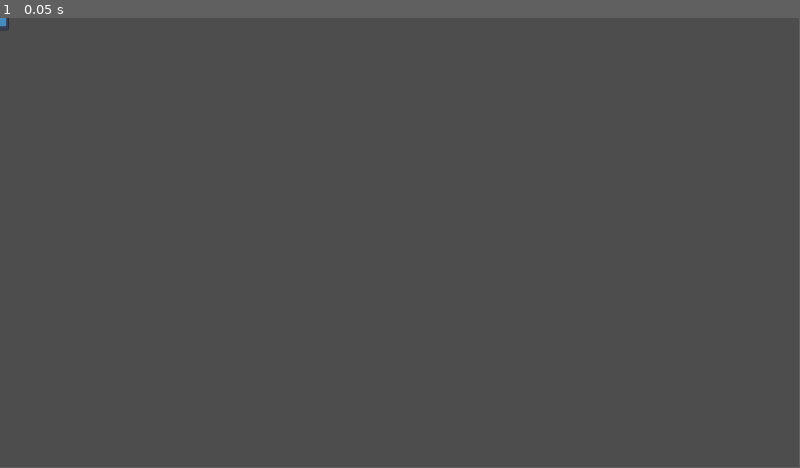
Above: before the commit, frame 1.
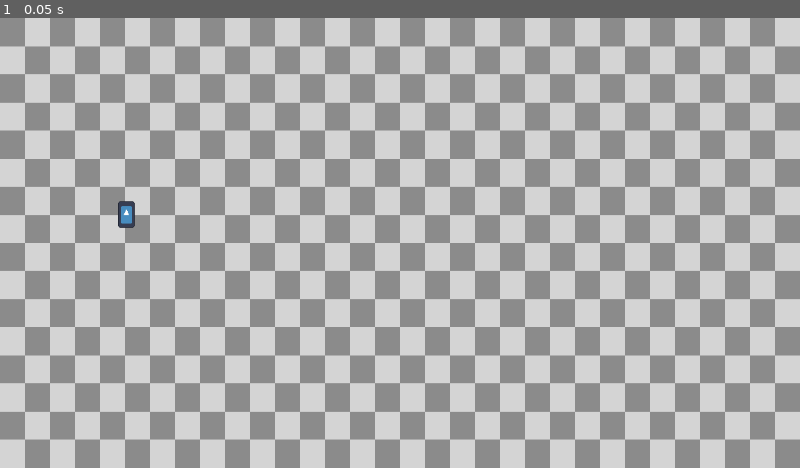
Above: after the commit, the same moment.

Repository: inukhann/AlpisteJam
Game: Godot game, scene res://scenes/map.tscn
Two runs of this game, one before a commit and one after it. Both use one fixed random seed, a clock stepped at 60 frames per second and the inputs below. Before the commit the project starts from res://Spark.tscn. The engine's default icon, where the game draws it, is replaced by a stand-in: a white triangle on a blue panel in a dark square.
Inputs:
- Up to frame 1 (0.05 s): no input
In our replay, the window is 799x449 before the commit and 800x450 after it. These sizes can differ from the game's own. Grey fills any space a smaller window leaves; there, only what the larger window draws over its background counts as a difference.

The runs differ from the first frame. In frame 1, 100% of the frame differs, in the area x 0-100%, y 0-100%.
Error after the commit: Parse Error: Function "apply_central_force()" not found in base self. (res://scripts/spark.gd:12)

Commit message:
v0.3
more stuff added, no jump, test tile

Diff:
--- a/LimbPunk/project.godot
+++ b/LimbPunk/project.godot
@@ -10,10 +10,14 @@
 
 [application]
 
-config/name="Downloads"
-run/main_scene="res://Spark.tscn"
+config/name="LimbPunk"
+run/main_scene="res://scenes/map.tscn"
 config/features=PackedStringArray("4.0", "Forward Plus")
 config/icon="res://icon.svg"
+
+[display]
+
+window/stretch/mode="viewport"
 
 [input]
 
@@ -40,3 +44,14 @@
 "events": [Object(InputEventKey,"resource_local_to_scene":false,"resource_name":"","device":-1,"window_id":0,"alt_press …(182 unchanged characters)…
 ]
 }
+
+[layer_names]
+
+2d_render/layer_1="Player"
+2d_render/layer_2="Enemies"
+2d_render/layer_3="Walls"
+2d_render/layer_4="Buttons"
+
+[rendering]
+
+textures/canvas_textures/default_texture_filter=0
--- /dev/null
+++ b/LimbPunk/scenes/Spark.tscn
@@ -0,0 +1,21 @@
+[gd_scene load_steps=4 format=3 uid="uid://deaj2dwrifxw5"]
+
+[ext_resource type="Script" path="res://scripts/spark.gd" id="1_35il2"]
+[ext_resource type="Texture2D" uid="uid://btqe87lbx6ewv" path="res://icon.svg" id="2_mw2qc"]
+
+[sub_resource type="RectangleShape2D" id="RectangleShape2D_668cv"]
+
+[node name="Spark" type="CharacterBody2D"]
+script = ExtResource("1_35il2")
+
+[node name="CollisionShape2D" type="CollisionShape2D" parent="."]
+scale = Vector2(1, 2)
+shape = SubResource("RectangleShape2D_668cv")
+
+[node name="Sprite2D" type="Sprite2D" parent="."]
+position = Vector2(1, -1)
+scale = Vector2(0.1875, 0.296875)
+texture = ExtResource("2_mw2qc")
+
+[node name="Camera2D" type="Camera2D" parent="."]
+enabled = false
--- /dev/null
+++ b/LimbPunk/scenes/map.tscn
@@ -0,0 +1,18 @@
+[gd_scene load_steps=3 format=3 uid="uid://dixdibb3jpbi5"]
+
+[ext_resource type="Texture2D" uid="uid://f4rm8jhpbwuv" path="res://sprites/test_tile.png" id="1_hyvv6"]
+[ext_resource type="PackedScene" uid="uid://deaj2dwrifxw5" path="res://scenes/Spark.tscn" id="2_0gj2e"]
+
+[node name="Map" type="Control"]
+layout_mode = 3
+anchors_preset = 0
+offset_right = 40.0
+offset_bottom = 40.0
+
+[node name="Sprite2D" type="Sprite2D" parent="."]
+position = Vector2(576, 324)
+scale = Vector2(4.5, 5.0625)
+texture = ExtResource("1_hyvv6")
+
+[node name="Spark" parent="." instance=ExtResource("2_0gj2e")]
+position = Vector2(181, 284)
--- a/LimbPunk/scripts/spark.gd
+++ b/LimbPunk/scripts/spark.gd
@@ -1,16 +1,25 @@
 extends CharacterBody2D
 
-var base_velocity = 10
+enum Status {
+	NORMAL, ARMLESS, LEGLESS, LIMBLESS, BODYLESS
+}
+
+var char_state
+var base_velocity = 100
 @onready var velocity_mod = 1
 
 func _ready():
-	pass
+	apply_central_force()
 
 func _physics_process(delta):
+	move_character()
+	move_and_slide()
+
+
+func move_character():
 	if Input.is_action_pressed("MOVE_RIGHT"):
 		set_velocity(Vector2.RIGHT * velocity_mod * base_velocity)
 	elif Input.is_action_pressed("MOVE_LEFT"):
 		set_velocity(Vector2.LEFT * velocity_mod * base_velocity)
 	else:
 		set_velocity(Vector2.ZERO)
-	move_and_slide()
Binary file added: LimbPunk/sprites/test_tile.png
Not shown, added: LimbPunk/sprites/test_tile.png.import
